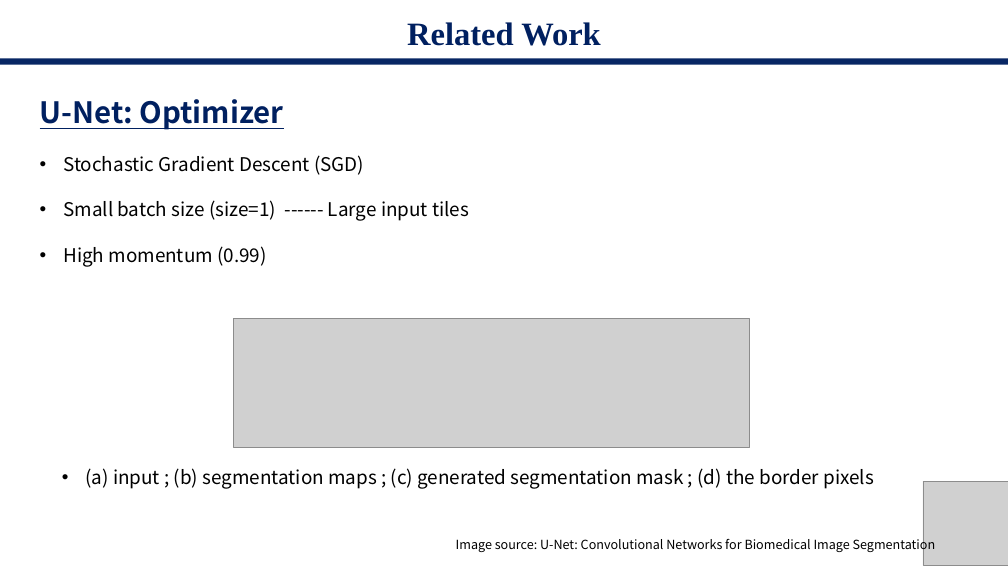
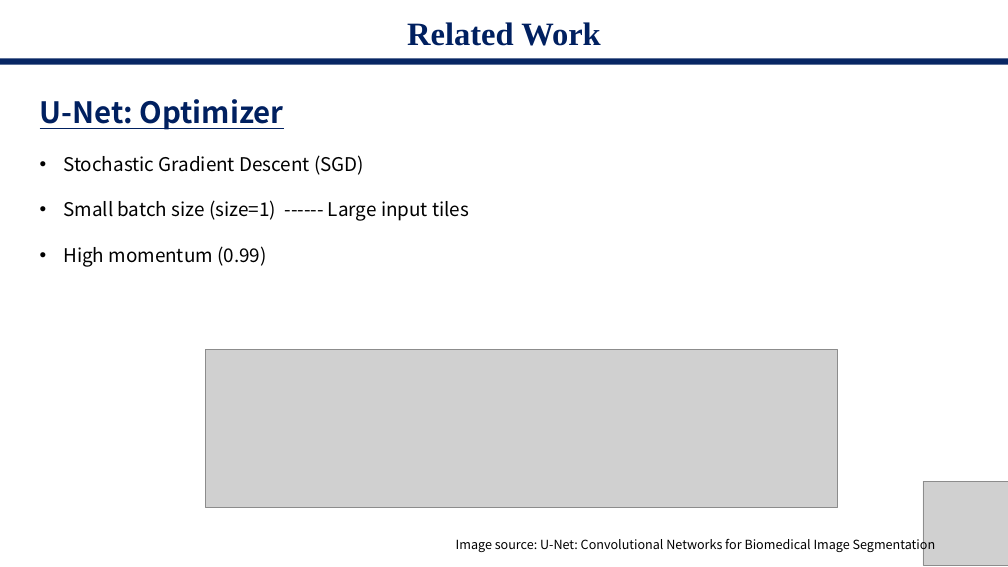
Before and after one commit to starga2er777/CS405_Project_SUSTech, a slide deck: slide 6 of proposal.pptx. Drawn at 1008x567 pixels with LibreOffice and Linux fonts; fonts in the diff are those of the drawing; grey boxes stand for pictures. Boxes give left, top, right and bottom in pixels: in the first picture for what was removed or moved away, otherwise in the second. Text is boxed around its words. In the diff, an @@ line names an element or a change of style, - is before the commit and + after.

```diff
--- a/proposal.pptx
+++ b/proposal.pptx
@@ picture: place and size @@
-picture at bbox=[233, 318, 749, 448]
+picture at bbox=[205, 349, 837, 507]
@@ text removed at bbox=[85, 468, 874, 489] @@
-• (a) input ; (b) segmentation maps ; (c) generated segmentation mask ; (d) the border pixels
```
Also in this commit, not shown: 4 other slides changed, 3 slides added, 1 slide removed.
